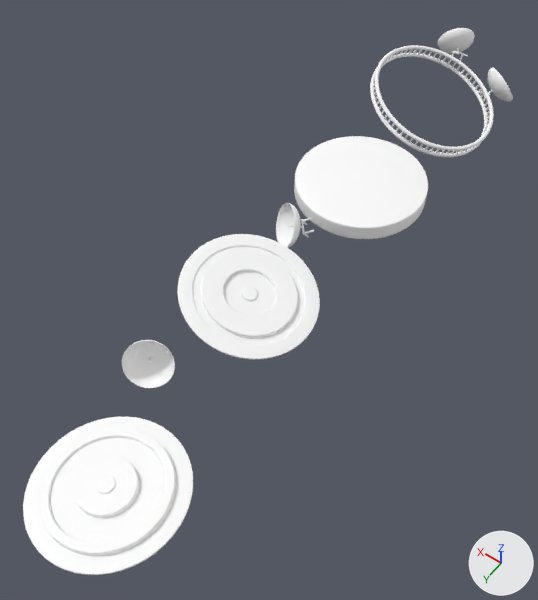
Renders of the FBX model main_scene/public/models/Com/AnimationCom.fbx from each side of a commit.
Before and after are seen from a camera (50 mm lens) standing at (-1.26, 2.34, 2.67) and looking at (0.03, 0.53, -0.18). Arrows for +X, +Y and +Z are at lower right; the lights stay in place. Where no turn or scale is listed for an object, it has been applied to the vertices.

Names of what the first picture shows: 'Antenne1', 'Antenne2', 'Antenne3', 'Antenne4', 'Body_2', 'Femelle_2', 'Male_2', 'Structure_2'.
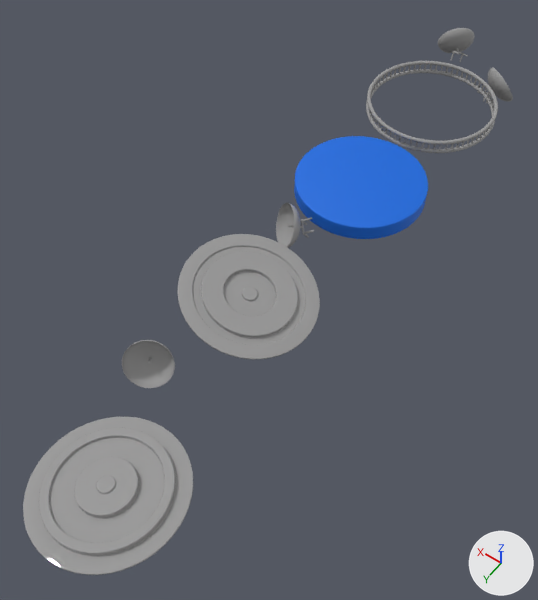
Commit message: Piece Com positon

ob_structure is not drawn itself; it is the parent of ob_structure_2.

Where the change shows, as pixel boxes [x1, y1, x2, y2] in the pictures (538 x 600 px):
'Male_2', recoloured (white to grey): [23, 416, 193, 575] in both
'Femelle_2', recoloured (white to grey): [177, 234, 320, 359] in both
'Body_2', recoloured (white to blue): [294, 136, 428, 239] in both
'Structure_2', recoloured, moved, turned (white to grey): before [370, 45, 494, 157]; after [366, 61, 498, 153]
'Antenne4', recoloured: [122, 340, 175, 388] in both
'Antenne1', recoloured (white to grey): [276, 203, 314, 248] in both
'Antenne2', recoloured: [438, 28, 474, 62] in both
'Antenne3', recoloured (white to grey): [477, 67, 513, 103] in both

The edits, one by one:
Material 'RS Material' (mat_rs_material) changes colour from white #ffffff to blue #0069dd; in linear values from (1.0, 1.0, 1.0) to (0.0, 0.141, 0.722).
Material 'RS Material_1' (mat_rs_material_1) is new.
Its base color is (0.335, 0.333, 0.333) (grey #9d9c9c).
Its roughness is 0.0.
me_mesh_003 has 1302 vertices, 1416 faces and spans x -0.144..0.064, y -0.056..0.146, z -0.064..0.144.
me_mesh_003 no longer uses material mat_rs_material (white #ffffff).
me_mesh_003 now uses material mat_rs_material_1 (grey #9d9c9c).
me_mesh_007 has 7194 vertices, 8160 faces and spans x -362.0..362.0, y -362.0..362.0, z -41.0..40.0.
me_mesh_007 no longer uses material mat_rs_material (white #ffffff).
me_mesh_007 now uses material mat_rs_material_1 (grey #9d9c9c).
me_mesh_002 has 1302 vertices, 1416 faces and spans x -0.144..0.064, y -0.146..0.056, z -0.064..0.144.
me_mesh_002 no longer uses material mat_rs_material (white #ffffff).
me_mesh_002 now uses material mat_rs_material_1 (grey #9d9c9c).
me_mesh_004 has 2450 vertices, 2496 faces and spans x -0.32..0.323, y -0.33..0.33, z -0.086..0.075.
me_mesh_004 no longer uses material mat_rs_material (white #ffffff).
me_mesh_004 now uses material mat_rs_material_1 (grey #9d9c9c).
me_mesh has 1302 vertices, 1416 faces and spans x -0.065..0.147, y -0.056..0.146, z -0.079..0.136.
me_mesh no longer uses material mat_rs_material (white #ffffff).
me_mesh now uses material mat_rs_material_1 (grey #9d9c9c).
me_mesh_005 has 2450 vertices, 2496 faces and spans x -0.331..0.327, y -0.33..0.33, z -0.055..0.03.
me_mesh_005 no longer uses material mat_rs_material (white #ffffff).
me_mesh_005 now uses material mat_rs_material_1 (grey #9d9c9c).
me_mesh_001 has 1302 vertices, 1416 faces and spans x -0.066..0.146, y -0.146..0.056, z -0.073..0.139.
me_mesh_001 no longer uses material mat_rs_material (white #ffffff).
me_mesh_001 now uses material mat_rs_material_1 (grey #9d9c9c).
Object 'Structure' (ob_structure) moves from (-0.498, -1000.0, 64.66) to (-0.495, -995.1, 34.15).
Object 'Structure' (ob_structure) turns from (0, -20, 0) to (-1.1, 0, -0.2) degrees about x, y and z.
